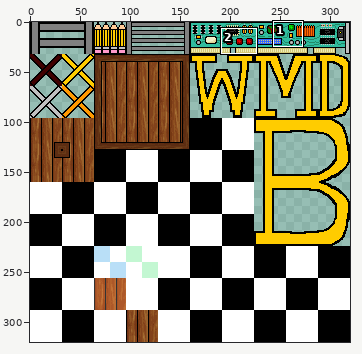
Sprite sheet: tiles_map/img/set_comm.png. The picture above shows the old version from afar; the outline marks the close-up.
Close-up. Old version:
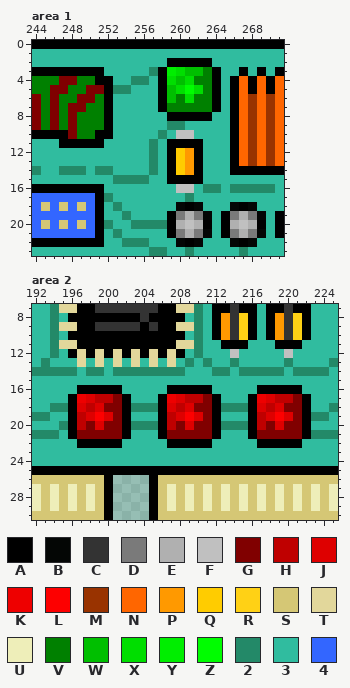
The file is 320x320 pixels. Pixels under 10% opacity are left out. Colours within 5 levels of each other are drawn and written as one. Shown: area 1: x 244..271, y 0..23; area 2: x 192..225, y 7..30. The commit also changed other parts of the picture, which this record leaves out.
Palette (. is transparent): A #000000  B #040605  C #333333  D #7a7a7a  E #b0b0b0  F #c0c0c0  G #800000  H #bf0000  J #de0000  K #ee0000  L #fd0000  M #993300  N #ff6600  P #ff9900  Q #ffcc00  R #ffd115  S #d5c775  T #e2d79b  U #eeeeb9  V #008000  W #00bf00  X #00de00  Y #00ee00  Z #00fd00  2 #238968  3 #30bc9f  4 #3366ff
And afterwards:
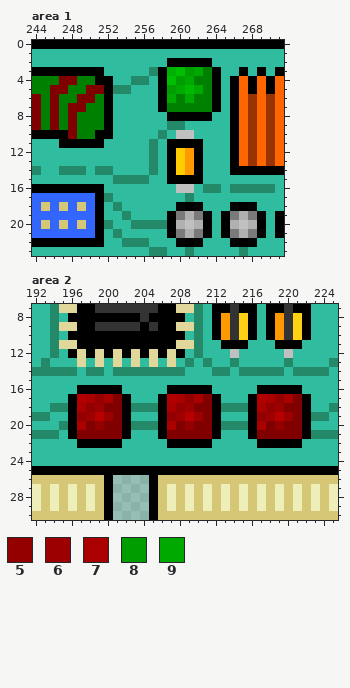
Colours new in this view: 5 #940000  6 #9d0000  7 #ab0000  8 #009d00  9 #00a900
Edits made:
@@ palette @@
-K #ee0000
+K #b20000
-L #fd0000
+L #b90000
-Y #00ee00
+Y #00b200
-Z #00fd00
+Z #00b900
--- area 1
@@ x 257..264 @@
  2 33AAAAA3
- 3 2AYXWWVA
- 4 3AXWXVVA
- 5 3AWXZXVA
- 6 3AWVXVVA
+ 3 2AYW89VA
+ 4 3AW89VVA
+ 5 3A89Z9VA
+ 6 3A9V9VVA
  7 3AVVVVVA
--- area 2
@@ x 192..225 @@
 16 33333AAAAA33333AAAAA33333AAAAA3333
-17 3333AKJHHGA333AKJHHGA333AKJHHGA333
-18 3322AJHJGGA222AJHJGGA222AJHJGGA332
-19 2233AHJLJGA333AHJLJGA333AHJLJGA223
-20 3332AHGJGGA222AHGJGGA222AHGJGGA333
+17 3333AK757GA333AK757GA333AK757GA333
+18 3322A756GGA222A756GGA222A756GGA332
+19 2233A56L6GA333A56L6GA333A56L6GA223
+20 3332A7G5GGA222A7G5GGA222A7G5GGA333
 21 2223AGGGGGA333AGGGGGA333AGGGGGA222
Where, in picture pixels (left, top, right, bottom), the same in both close-ups:
changed: (167, 67, 203, 103)
changed: (77, 394, 113, 430)
changed: (167, 394, 203, 430)
changed: (257, 394, 293, 430)
